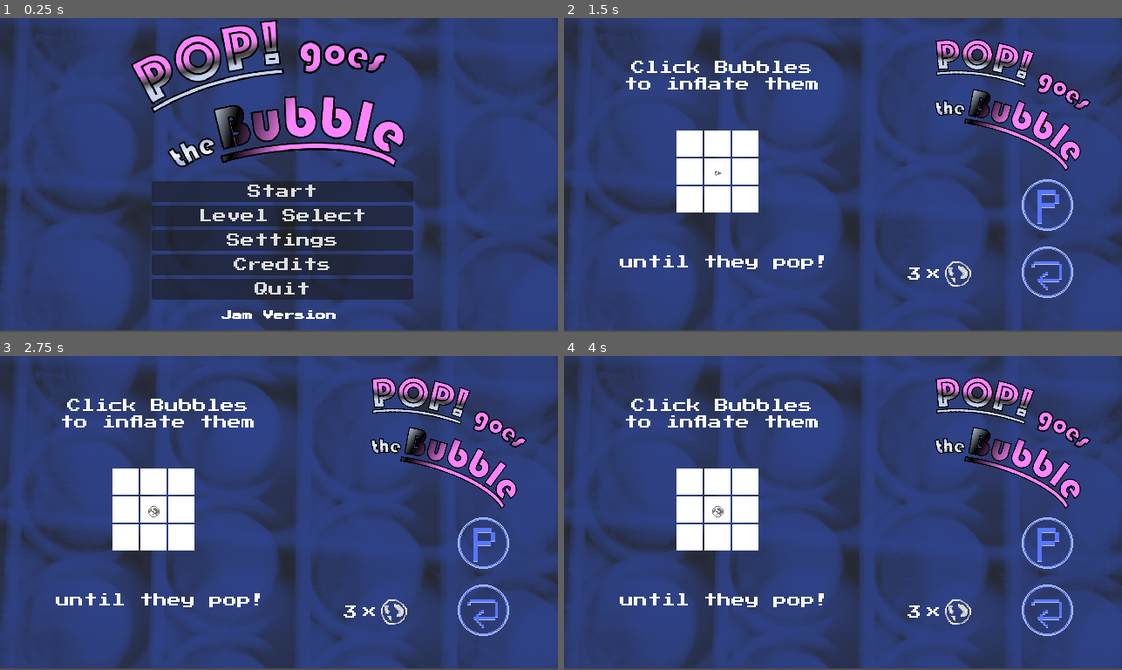
Above: before the commit, frames 1-4 (two rows, left to right).
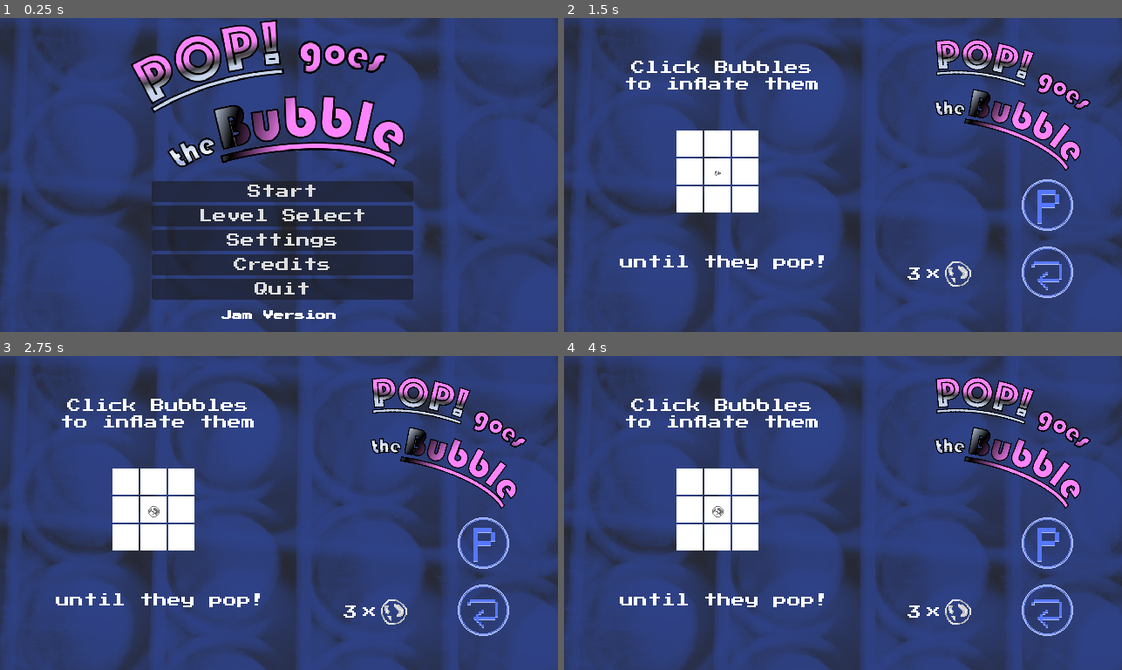
Above: after the commit, the same moments.

Repository: kaiec/ggj25-bubble-game
Game: Godot game, scene res://gamemanager/gamemanager.tscn
Two runs of this game, one before a commit and one after it. Both use one fixed random seed, a clock stepped at 60 frames per second and the inputs below.
Inputs (mouse positions are in pixels of both pictures, inside the frame that each line leads up to):
- Up to frame 1 (0.25 s): no input
- Up to frame 2 (1.5 s): click "Start" at 0.5 s; click "Continue" at 1.25 s
- Up to frame 3 (2.75 s): tap Enter at 2 s; move the mouse to (401, 497) at 2.02 s; hold D (move_right) from 2.03 s (still down); click (401, 497) at 2.1 s
- Up to frame 4 (4 s): move the mouse to (731, 528) at 2.77 s; release D (move_right) at 2.78 s; hold S (move_down) 2.78-3.53 s; click (731, 528) at 2.85 s; move the mouse to (898, 443) at 3.52 s; hold D (move_right) from 3.53 s (still down); click (898, 443) at 3.6 s

The runs differ from the first frame. In frame 1, 0.6% of the frame differs, in the area x 0-100%, y 5-100%; in frame 2, 0.7%; in frame 3, 0.7%; in frame 4, 0.7%.

Commit message:
Sound and bg pic adjustments

Diff:
--- a/gamemanager/gamemanager.tscn
+++ b/gamemanager/gamemanager.tscn
@@ -19,7 +19,7 @@
 [node name="BackgroundSixFortyThreeSixty" type="Sprite2D" parent="."]
 modulate = Color(0.076, 0.2242, 0.76, 0.521569)
 texture_repeat = 2
-position = Vector2(327, 176)
+position = Vector2(328, 178)
 scale = Vector2(1.05182, 1.05182)
 texture = ExtResource("2_i8bs5")
 region_rect = Rect2(0, 0, 6400, 3600)
@@ -64,7 +64,7 @@
 
 [node name="Water" type="AudioStreamPlayer" parent="."]
 stream = ExtResource("6_5vf21")
-volume_db = -7.475
+volume_db = -17.721
 autoplay = true
 bus = &"Music"
 
